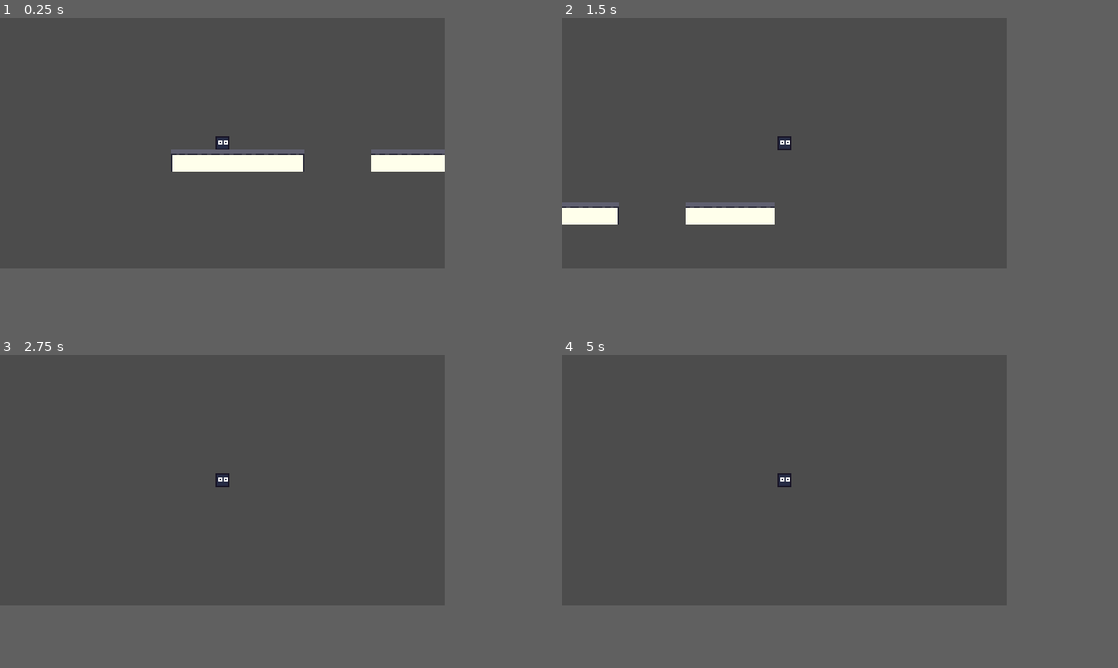
Above: before the commit, frames 1-4 (two rows, left to right).
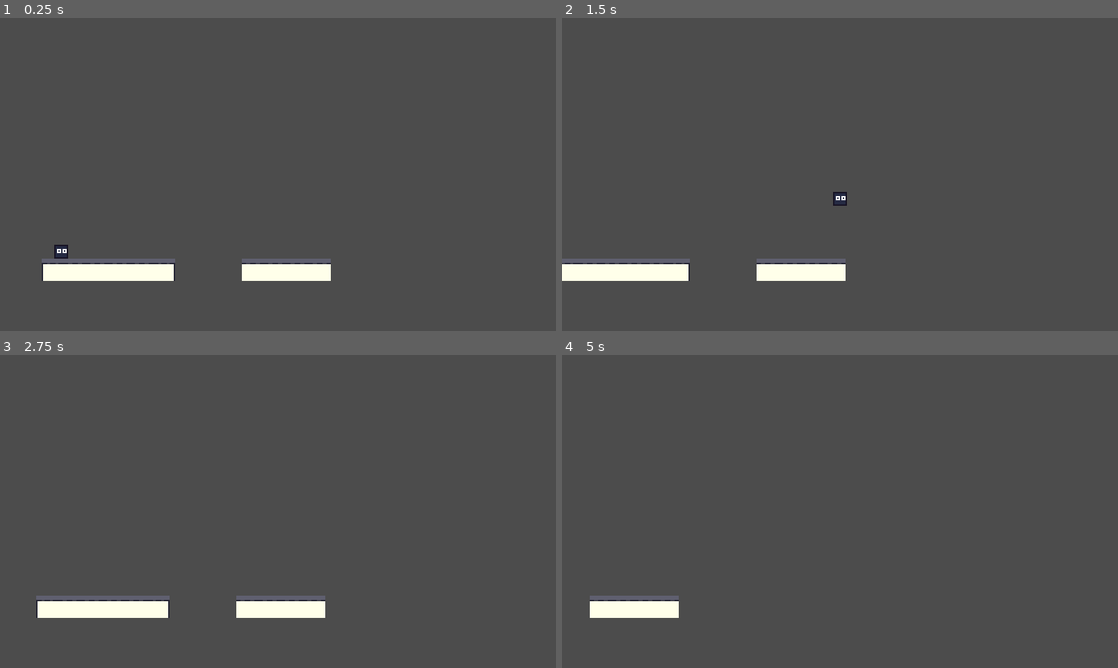
Above: after the commit, the same moments.

Repository: Pitanova/Global-Game-Jam-2022
Game: Godot game, scene res://level.tscn
Same seed, same stepped clock (60 frames per second), same inputs: the game is played once before the commit and once after it.
Inputs:
- Up to frame 1 (0.25 s): no input
- Up to frame 2 (1.5 s): tap Enter at 0.5 s; hold D (right) from 0.53 s (still down); tap Space (jump) at 0.77 s
- Up to frame 3 (2.75 s): tap Space (jump) at 1.52 s; release D (right) at 2.03 s; hold A (left) from 2.03 s (still down)
- Up to frame 4 (5 s): release A (left) at 2.78 s; hold D (right) 2.78-4.28 s; tap Space (jump) at 3.02, 3.77, 4.52 s; hold A (left) from 4.28 s (still down)
In our replay, the window is 640x360 before the commit and 800x450 after it. These sizes can differ from the game's own. Grey fills any space a smaller window leaves; there, only what the larger window draws over its background counts as a difference.

The runs differ from the first frame. In frame 1, 5.6% of the frame differs, in the area x 7-80%, y 37-84%; in frame 2, 4.8%; in frame 3, 2.9%; in frame 4, 1.2%.

Commit message:
Fixed camera

Diff:
--- a/level.tscn
+++ b/level.tscn
@@ -6,11 +6,17 @@
 [node name="Level" type="Node2D"]
 
 [node name="Player" parent="." instance=ExtResource( 2 )]
-position = Vector2( 37, 28 )
+position = Vector2( 14, 42 )
 jump_height = 50.0
 
 [node name="Camera2D" type="Camera2D" parent="Player"]
 current = true
+process_mode = 0
+limit_left = -30
+limit_top = -1000
+limit_right = 1000
+limit_bottom = 100
+editor_draw_limits = true
 
 [node name="TileMap" type="TileMap" parent="."]
 tile_set = ExtResource( 1 )
--- a/project.godot
+++ b/project.godot
@@ -16,13 +16,17 @@
 
 [display]
 
-window/size/width=320
-window/size/height=180
+window/size/width=400
+window/size/height=225
 window/size/resizable=false
 window/size/test_width=1280
 window/size/test_height=720
-window/stretch/mode="2d"
+window/stretch/mode="viewport"
 window/stretch/aspect="keep"
+
+[global]
+
+window=false
 
 [importer_defaults]
 
@@ -82,7 +86,7 @@
 
 [rendering]
 
-quality/driver/driver_name="GLES2"
+2d/snapping/use_gpu_pixel_snap=true
 vram_compression/import_etc=true
 vram_compression/import_etc2=false
 environment/default_environment="res://default_env.tres"
--- a/tileset.tres
+++ b/tileset.tres
@@ -5,13 +5,13 @@
 [ext_resource path="res://Assets/leftlighttile.png" type="Texture" id=3]
 
 [sub_resource type="ConvexPolygonShape2D" id=1]
-points = PoolVector2Array( 16, 15.815, 0.465561, 15.815, 0.465561, 0.465561, 16, 0.465561 )
+points = PoolVector2Array( 16, 16, 0, 16, 0, 0, 16, 0 )
 
 [sub_resource type="ConvexPolygonShape2D" id=2]
-points = PoolVector2Array( 15.815, 15.3499, 0.465561, 15.3499, 0.465561, 0.465561, 15.815, 0.465561 )
+points = PoolVector2Array( 16, 16, 0, 16, 0, 0, 16, 0 )
 
 [sub_resource type="ConvexPolygonShape2D" id=3]
-points = PoolVector2Array( 16, 16, 0.232994, 16, 0, 0, 16, 0 )
+points = PoolVector2Array( 16, 16, 0, 16, 0, 0, 16, 0 )
 
 [resource]
 0/name = "middlelighttile.png 0"
